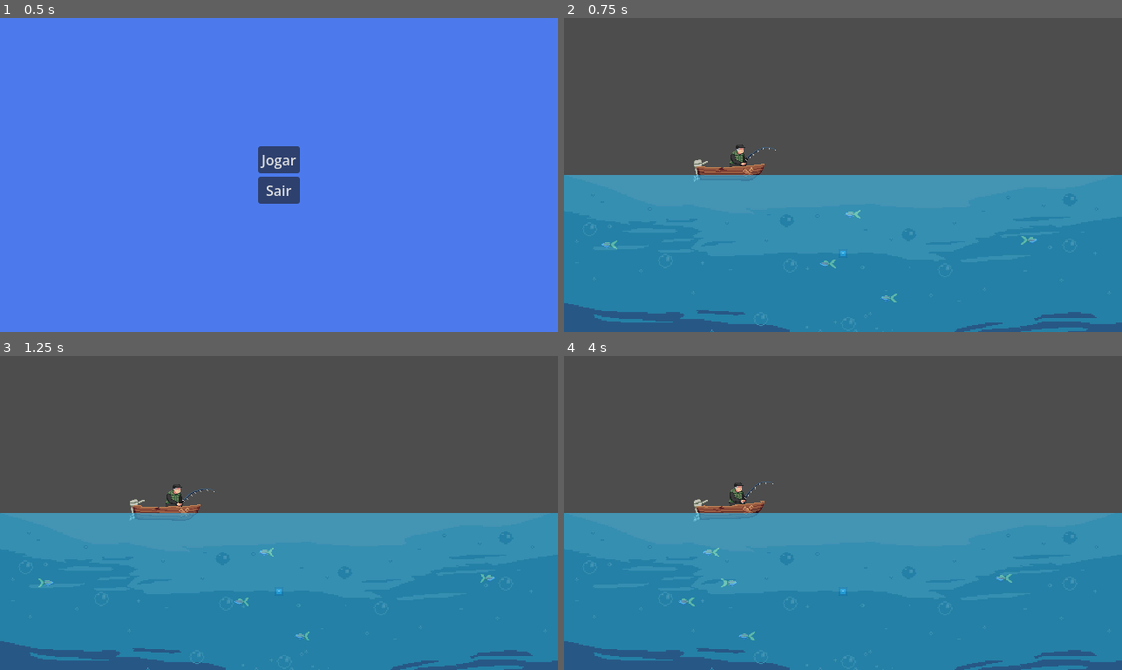
Above: before the commit, frames 1-4 (two rows, left to right).
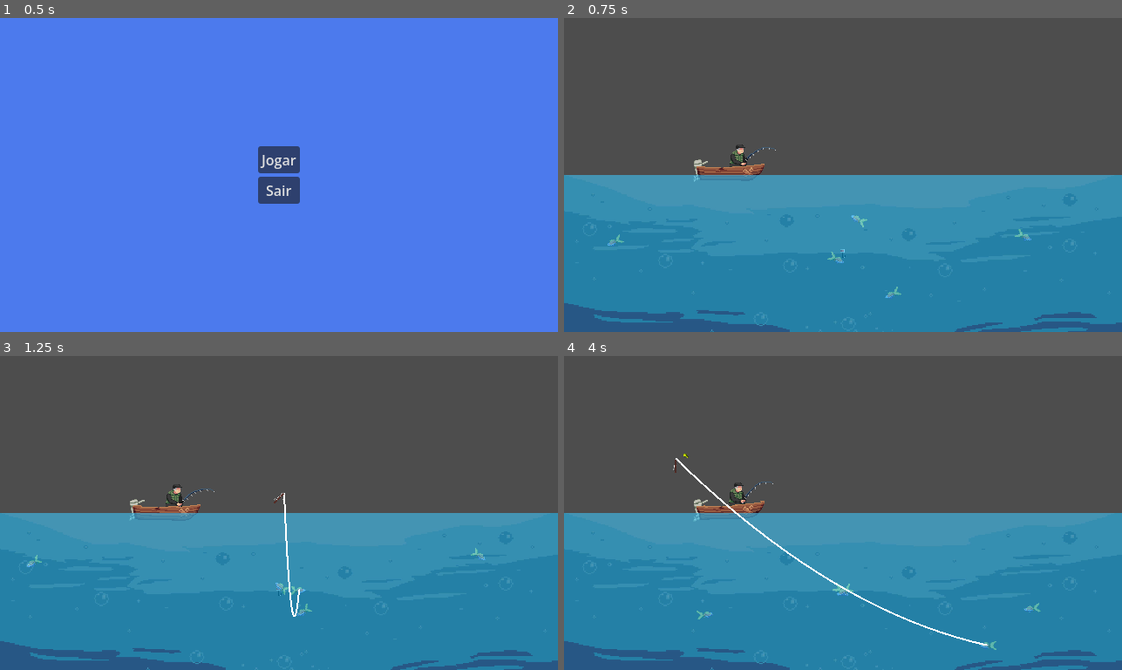
Above: after the commit, the same moments.

Repository: Bad-Onion/gyotaku
Game: Godot game, scene res://main.tscn
Same seed, same stepped clock (60 frames per second), same inputs: the game is played once before the commit and once after it. The engine's default icon, where the game draws it, is replaced by a stand-in: a white triangle on a blue panel in a dark square.
Inputs (mouse positions are in pixels of both pictures, inside the frame that each line leads up to):
- Up to frame 1 (0.5 s): no input
- Up to frame 2 (0.75 s): click "Jogar" at 0.5 s
- Up to frame 3 (1.25 s): no input
- Up to frame 4 (4 s): move the mouse to (965, 497) at 1.27 s; click (965, 497) at 1.42 s; drag from (731, 528) to (843, 591) at 2.02 s; move the mouse to (898, 443) at 2.77 s; click (898, 443) at 2.92 s; drag from (815, 575) to (675, 465) at 3.52 s

Frame 1 is identical in both runs. In frame 2, 0.4% of the frame differs, in the area x 6-85%, y 61-91%; in frame 3, 0.5%; in frame 4, 0.8%, in the area x 19-86%, y 31-94%.

Commit message:
add fishing rotation and natural movement

Diff:
--- a/gyotaku/scenes/entities/fishes/fish.gd
+++ b/gyotaku/scenes/entities/fishes/fish.gd
@@ -2,48 +2,135 @@
 extends CharacterBody2D
 
 
-@export var base_speed: float = 20.0
-@export var movement_direction: int = -1 # 1 para a direita, -1 para a esquerda
+@export_group("Movement Settings")
+@export var base_speed: float = 50.0
+@export var chase_speed: float = 85.0
+@export var wander_radius_y: float = 40.0 # O quanto ele pode subir/descer do ponto de spawn
+@export var detection_radius: float = 150.0 # Distância para ver o anzol
 
 @onready var sprite: AnimatedSprite2D = %FishSprite
 
 var min_x_bound: float
 var max_x_bound: float
+var min_y_bound: float
+var max_y_bound: float
+
 var is_hooked: bool = false
+var spawn_y: float = 0.0
+var time_offset: float # Para desincronizar o movimento dos peixes
+var current_target: Node2D = null # O anzol, se detetado
+var movement_direction: int = 1
 
 
-func set_bounds(min_x: float, max_x: float) -> void:
+func _ready() -> void:
+	time_offset = randf() * 100.0 # Aleatoriedade inicial
+
+
+func set_bounds(min_x: float, max_x: float, min_y: float, max_y: float) -> void:
 	min_x_bound = min_x
 	max_x_bound = max_x
+	min_y_bound = min_y
+	max_y_bound = max_y
+	spawn_y = global_position.y
 
 
 func hook() -> void:
 	is_hooked = true
 	velocity = Vector2.ZERO
+	rotation = 0
 
 
-func _physics_process(_delta: float) -> void:
+func _physics_process(delta: float) -> void:
 	if is_hooked:
-		move_and_slide() # Only move based on impulses from the mechanic system
+		_handle_hooked_rotation(delta)
+		move_and_slide()
 		return
 
-	velocity.x = base_speed * movement_direction
+	_behavior_wander_and_chase(delta)
 	move_and_slide()
+	_handle_sprite_visuals(delta)
 
-	if sprite:
-		sprite.flip_h = (movement_direction > 0)
 
-	# Boundary check to reverse direction
-	if global_position.x <= min_x_bound and movement_direction < 0:
-		movement_direction = 1
-	elif global_position.x >= max_x_bound and movement_direction > 0:
-		movement_direction = -1
+func _behavior_wander_and_chase(delta: float) -> void:
+	# Tentar encontrar o anzol (se estiver no grupo "bait")
+	if not current_target:
+		# TODO: Poderíamos otimizar isso usando um sistema de sinalização ou área de detecção, mas para simplicidade, vamos varrer os isos do grupo "bait"
+		# TODO: Replace hardcoded "bait" group with a configurable export var bait_group: String = "bait"
+		var baits = get_tree().get_nodes_in_group("bait")
+		if baits.size() > 0:
+			var potential_bait = baits[0] as Node2D
+			if global_position.distance_to(potential_bait.global_position) < detection_radius:
+				current_target = potential_bait
 
-	if is_on_wall():
-		movement_direction *= -1
+	# Se já temos alvo, verifica se fugiu
+	if current_target:
+		var dist = global_position.distance_to(current_target.global_position)
+		if dist > detection_radius * 1.5:
+			current_target = null
+
+	var target_velocity = Vector2.ZERO
+
+	if current_target:
+		# --- MODO PERSEGUIÇÃO ---
+		var direction = global_position.direction_to(current_target.global_position)
+		target_velocity = direction * chase_speed
+		# Atualiza movement_direction para o sistema saber o lado
+		movement_direction = 1 if direction.x > 0 else -1
+	else:
+		# --- MODO NADO NATURAL ---
+		# X: Constante com inversão nos limites
+		if global_position.x <= min_x_bound:
+			movement_direction = 1
+		elif global_position.x >= max_x_bound:
+			movement_direction = -1
+
+		# Variação suave de velocidade (Seno)
+		var speed_var = 1.0 + sin(Time.get_ticks_msec() * 0.002 + time_offset) * 0.2
+		target_velocity.x = movement_direction * base_speed * speed_var
+
+		# Y: Onda suave (Seno) ao redor do spawn_y
+		var y_wave = sin(Time.get_ticks_msec() * 0.0015 + time_offset) * wander_radius_y
+		var target_y = spawn_y + y_wave
+
+		# CLAMP ESSENCIAL: Impede que saia da água ou da tela
+		target_y = clampf(target_y, min_y_bound, max_y_bound)
+
+		# Move-se em direção à altura alvo (efeito mola suave)
+		var dir_y = (target_y - global_position.y)
+		target_velocity.y = dir_y * 2.0
+
+	# Suavização do movimento (Inércia da água)
+	velocity = velocity.lerp(target_velocity, 5.0 * delta)
+
+
+func _handle_sprite_visuals(delta: float) -> void:
+	if not sprite: return
+
+	# Flip Horizontal
+	if abs(velocity.x) > 1.0:
+		sprite.flip_h = velocity.x > 0
+
+	# Rotação (Inclinar ao subir/descer)
+	var target_angle = 0.0
+	if abs(velocity.x) > 1.0:
+		# Inclinação baseada na velocidade vertical vs horizontal
+		var slope = velocity.y / abs(velocity.x)
+		target_angle = clamp(slope, -0.6, 0.6) # Limita a inclinação (~35 graus)
+
+		# Se estiver flipado (olhando p/ esquerda), inverte a rotação visual
+		if sprite.flip_h:
+			target_angle *= -1
+
+	rotation = lerp_angle(rotation, target_angle, 8.0 * delta)
+
+
+func _handle_hooked_rotation(delta: float) -> void:
+	# Quando fisgado, talvez queira que ele olhe para o centro ou siga a linha
+	# Por simplicidade, vamos zerar a rotação ou fazer ele debater-se levemente
+	rotation = lerp_angle(rotation, 0.0, 5.0 * delta)
 
 
 func apply_impulse(force_x: float) -> void:
-	# Aplica um dash e inverte ou acelera o movimento
 	velocity.x += force_x
-	movement_direction = sign(velocity.x) if velocity.x != 0 else movement_direction
+	if velocity.x != 0:
+		movement_direction = int(sign(velocity.x))
--- a/gyotaku/scenes/levels/level_1/level_1.tscn
+++ b/gyotaku/scenes/levels/level_1/level_1.tscn
@@ -140,7 +140,7 @@
 scale = Vector2(1.0789473, 1.0789474)
 sprite_frames = SubResource("SpriteFrames_q7p11")
 autoplay = "default"
-frame_progress = 0.5117396
+frame_progress = 0.21664254
 script = ExtResource("4_w3g2g")
 
 [node name="Player" type="AnimatedSprite2D" parent="Boat/Boat" unique_id=2146925344]
@@ -173,7 +173,7 @@
 
 [node name="FishesContainer" type="Node2D" parent="." unique_id=35673712]
 
-[node name="FishingHook" parent="." unique_id=2042041991 instance=ExtResource("1_7uxs1")]
+[node name="FishingHook" parent="." unique_id=2042041991 groups=["bait"] instance=ExtResource("1_7uxs1")]
 unique_name_in_owner = true
 position = Vector2(320, 270)
 
--- a/gyotaku/scenes/mechanics/fishing_bait_mechanic/fishing_hook.tscn
+++ b/gyotaku/scenes/mechanics/fishing_bait_mechanic/fishing_hook.tscn
@@ -1,7 +1,7 @@
 [gd_scene format=3 uid="uid://mp300i7css66"]
 
-[ext_resource type="Texture2D" uid="uid://glrkeutf2hky" path="res://assets/icons/icon.svg" id="1_jow3v"]
 [ext_resource type="Script" uid="uid://87abuo83oxqw" path="res://scenes/mechanics/fishing_bait_mechanic/fishing_hook.gd" id="1_l8o40"]
+[ext_resource type="Texture2D" uid="uid://c4h4fox58pool" path="res://assets/sprites/fishing_rod/fishing_hook_minecraft.png" id="2_l8o40"]
 
 [sub_resource type="CircleShape2D" id="CircleShape2D_l8o40"]
 radius = 5.0
@@ -10,8 +10,8 @@
 script = ExtResource("1_l8o40")
 
 [node name="HookSprite" type="Sprite2D" parent="." unique_id=936541698]
-scale = Vector2(0.078125, 0.078125)
-texture = ExtResource("1_jow3v")
+scale = Vector2(0.025448283, 0.025448283)
+texture = ExtResource("2_l8o40")
 
 [node name="CollisionShape2D" type="CollisionShape2D" parent="." unique_id=1349494476]
 shape = SubResource("CircleShape2D_l8o40")
--- a/gyotaku/scenes/mechanics/fishing_mechanic/fish_spawner.gd
+++ b/gyotaku/scenes/mechanics/fishing_mechanic/fish_spawner.gd
@@ -41,7 +41,7 @@
 	fish_instance.global_position = Vector2(random_x, random_y)
 
 	# Inject horizontal bounds
-	fish_instance.set_bounds(min_x, max_x)
+	fish_instance.set_bounds(min_x, max_x, min_y, max_y)
 
 	# Randomize initial direction
 	fish_instance.movement_direction = 1 if randf() > 0.5 else -1
Binary file added: gyotaku/assets/sprites/fishing_rod/fishing_hook_minecraft.png
Not shown, added: gyotaku/assets/sprites/fishing_rod/fishing_hook_minecraft.png.import
